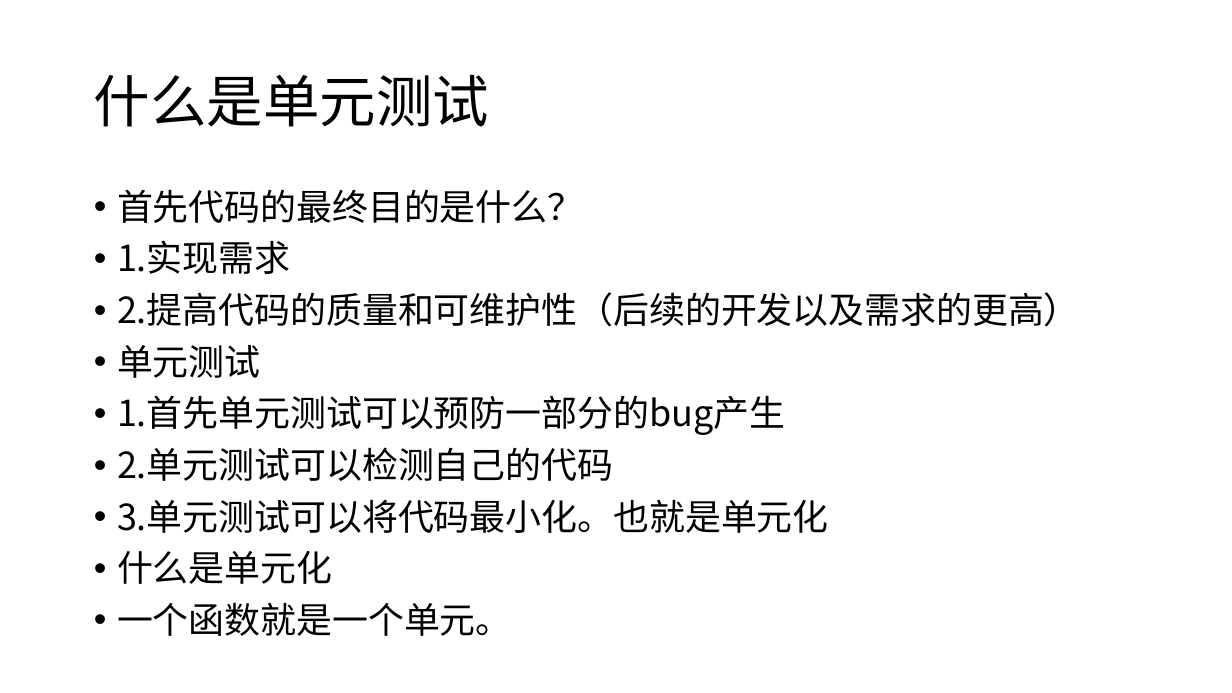
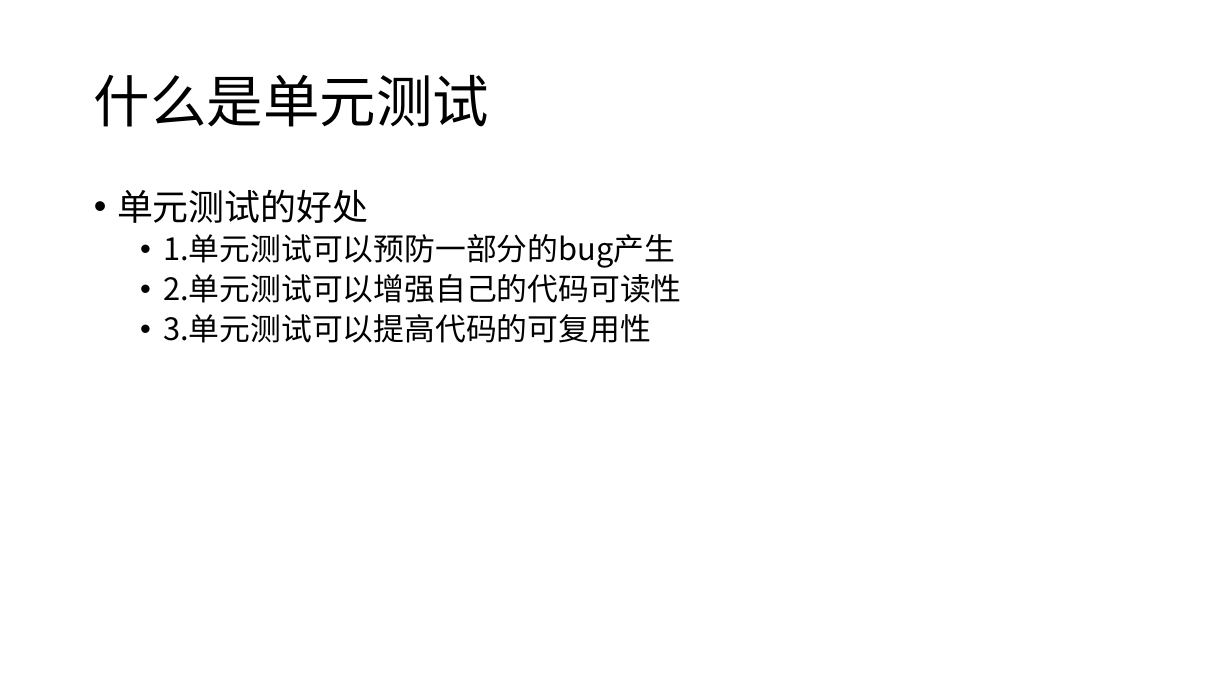
Before and after one commit to linhou/AndroidTest, a slide deck: slide 2 of 单元测试.pptx. Drawn at 1232x693 pixels with LibreOffice and Linux fonts; fonts in the diff are those of the drawing. Boxes give left, top, right and bottom in pixels: in the first picture for what was removed or moved away, otherwise in the second. Text is boxed around its words. In the diff, an @@ line names an element or a change of style, - is before the commit and + after.

```diff
--- a/单元测试.pptx
+++ b/单元测试.pptx
@@ text at bbox=[117, 189, 681, 343]: text changed; size 28 to 24 pt @@
-• 首先代码的最终目的是什么？
-• 1.实现需求
-• 2.提高代码的质量和可维护性（后续的开发以及需求的更高）
-• 单元测试
-• 1.首先单元测试可以预防一部分的bug产生
-• 2.单元测试可以检测自己的代码
-• 3.单元测试可以将代码最小化。也就是单元化
-• 什么是单元化
-• 一个函数就是一个单元。
+• 单元测试的好处
+  • 1.单元测试可以预防一部分的bug产生
+  • 2.单元测试可以增强自己的代码可读性
+  • 3.单元测试可以提高代码的可复用性
```
Also in this commit, not shown: 12 other slides changed, 5 slides added, 3 slides removed, 8 other files.
